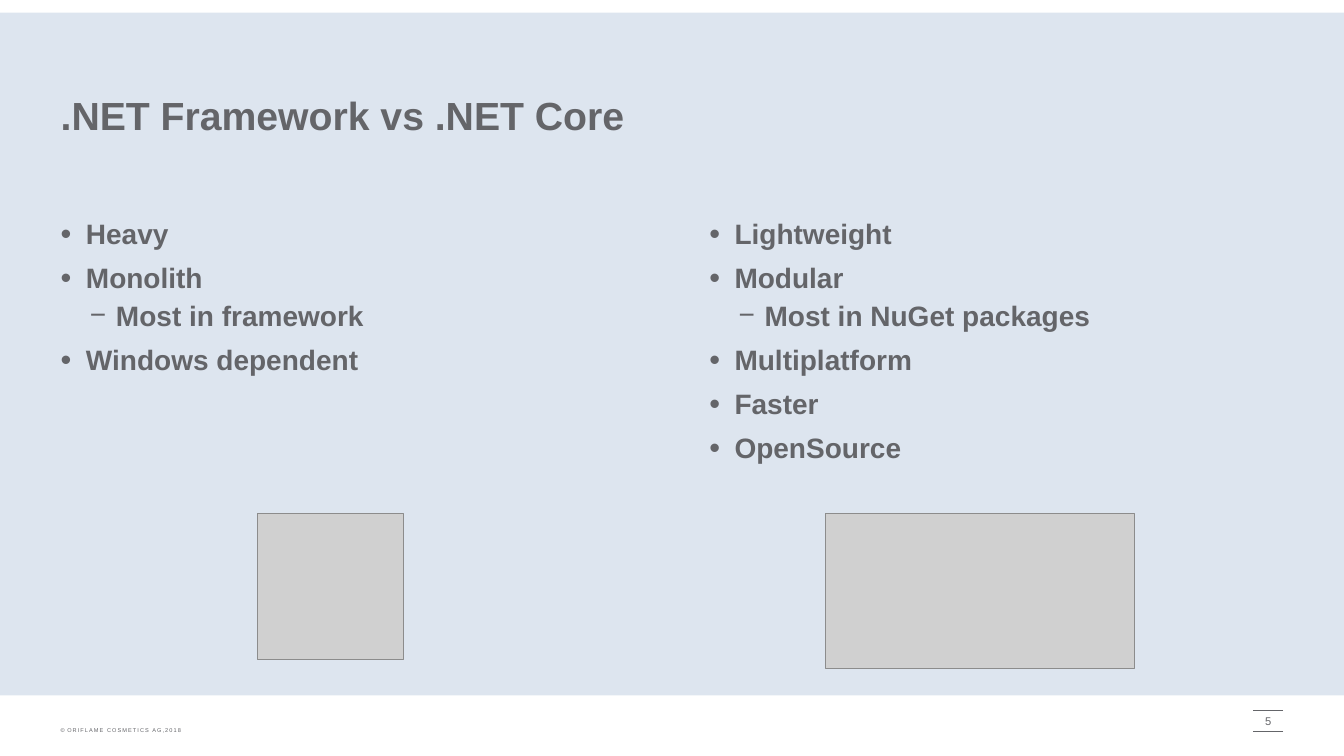
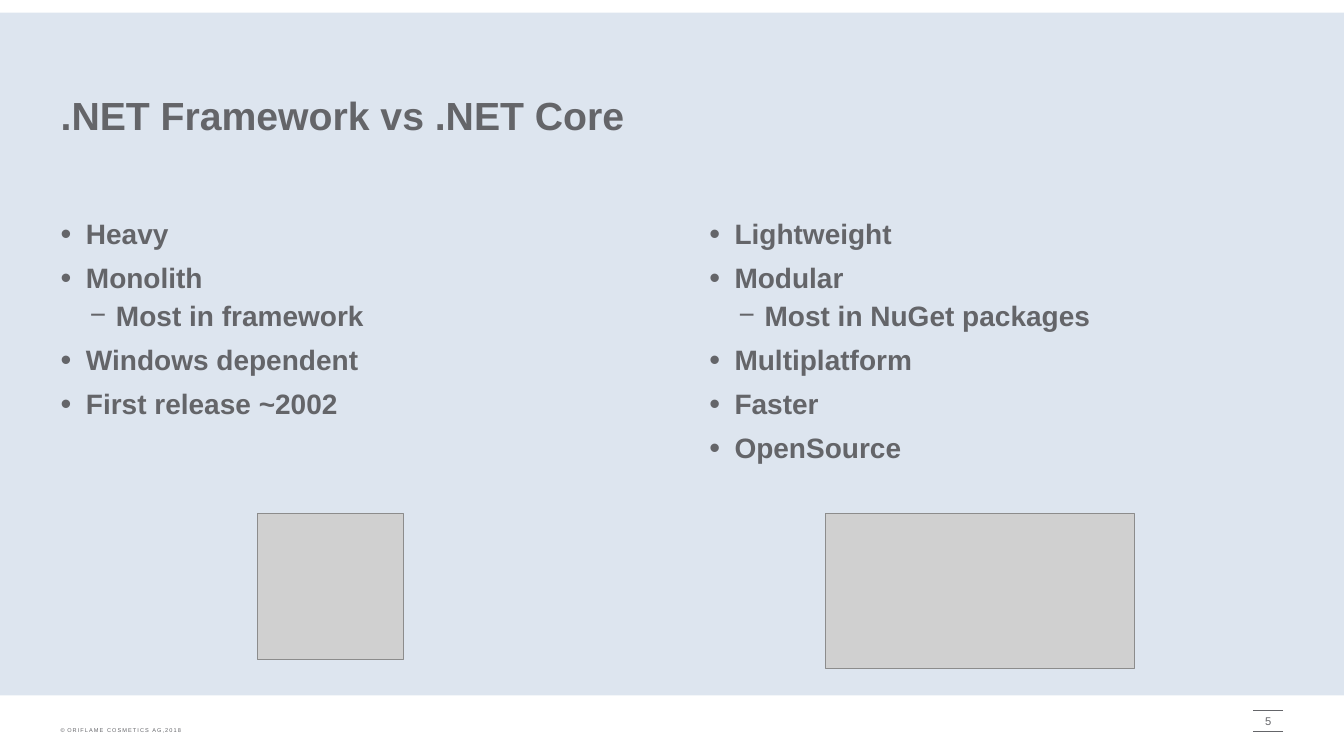
Before and after one commit to onpaj/coreintro, a slide deck: slide 5 of docs/CoreIntro.pptx. Drawn at 1344x756 pixels with LibreOffice and Linux fonts; fonts in the diff are those of the drawing; grey boxes stand for pictures; background and template pictures are left out. Boxes give left, top, right and bottom in pixels: in the first picture for what was removed or moved away, otherwise in the second. Text is boxed around its words. In the diff, an @@ line names an element or a change of style, - is before the commit and + after.

```diff
--- a/docs/CoreIntro.pptx
+++ b/docs/CoreIntro.pptx
@@ text at box(86, 393, 338, 414): paragraph added @@
+• First release ~2002
```
Also in this commit, not shown: 3 other slides changed, 5 other files.
